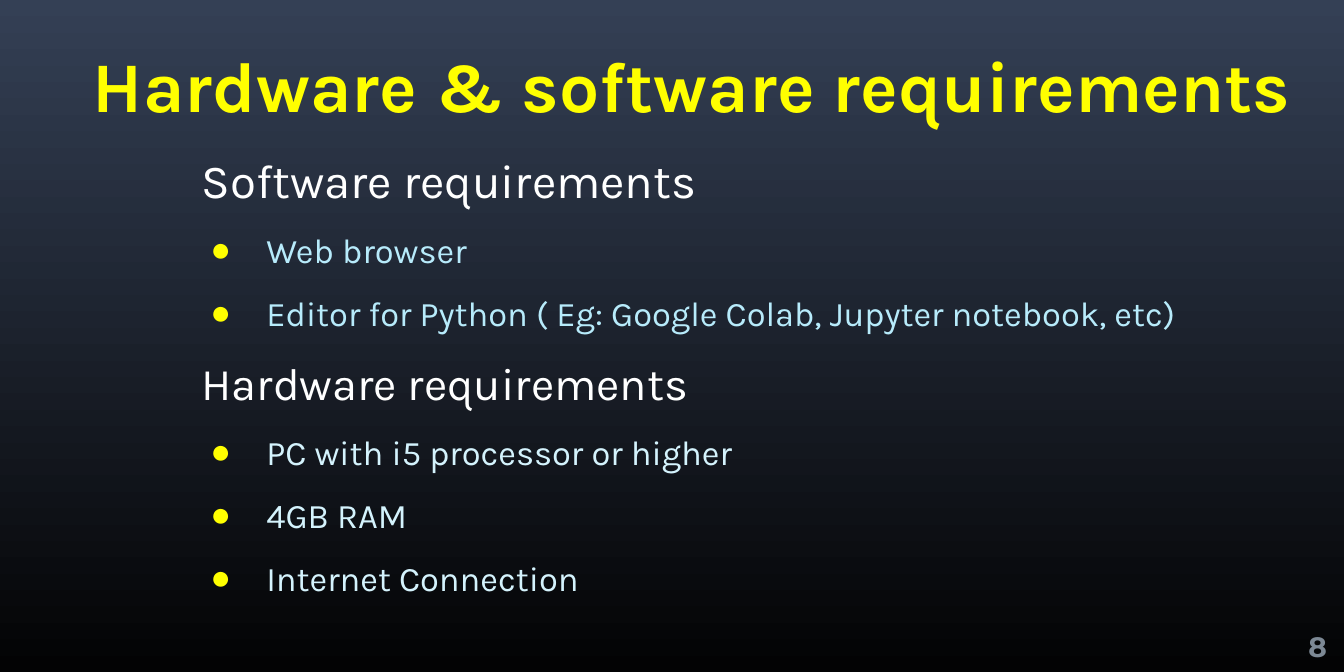
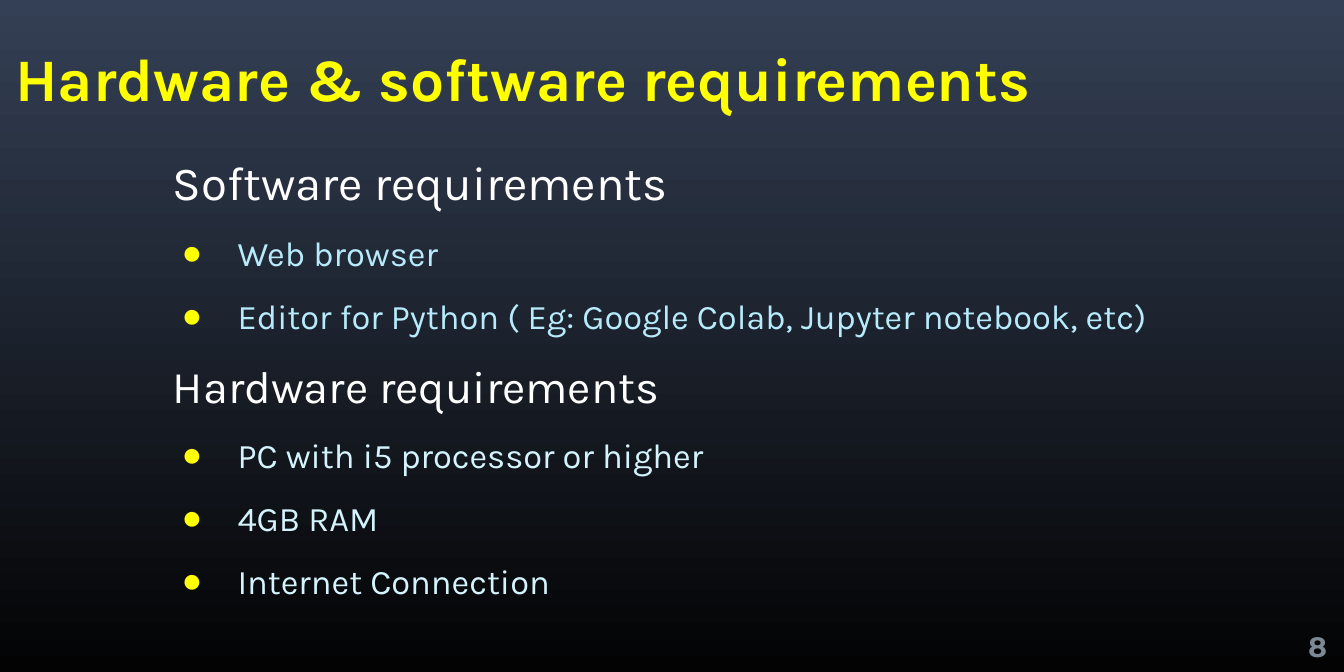
Before and after one commit to SriNithin965/project-4-2, a slide deck: slide 8 of ppts/Sales_Forecasting_Abstract_B4.pptx. Drawn at 1344x672 pixels with LibreOffice and Linux fonts; fonts in the diff are those of the drawing. Boxes give left, top, right and bottom in pixels: in the first picture for what was removed or moved away, otherwise in the second. Text is boxed around its words. In the diff, an @@ line names an element or a change of style, - is before the commit and + after.

```diff
--- a/ppts/Sales_Forecasting_Abstract_B4.pptx
+++ b/ppts/Sales_Forecasting_Abstract_B4.pptx
@@ text "Hardware & software requirements" at [15,58,1030,116]: size 33 to 28 pt; indent changed @@
@@ text "Software requirements": place and size @@
-text "Software requirements" at [202,165,1175,529]
+text "Software requirements" at [173,167,1147,532]
```
Also in this commit, not shown: 6 other slides changed, 1 other file.
